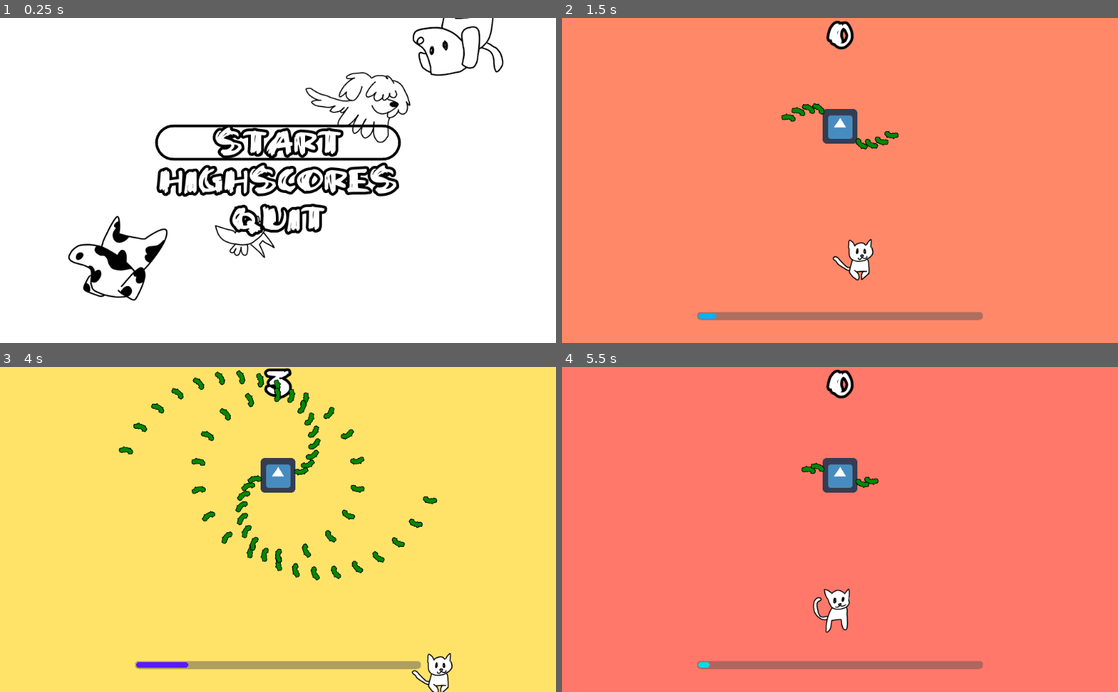
Above: before the commit, frames 1-4 (two rows, left to right).
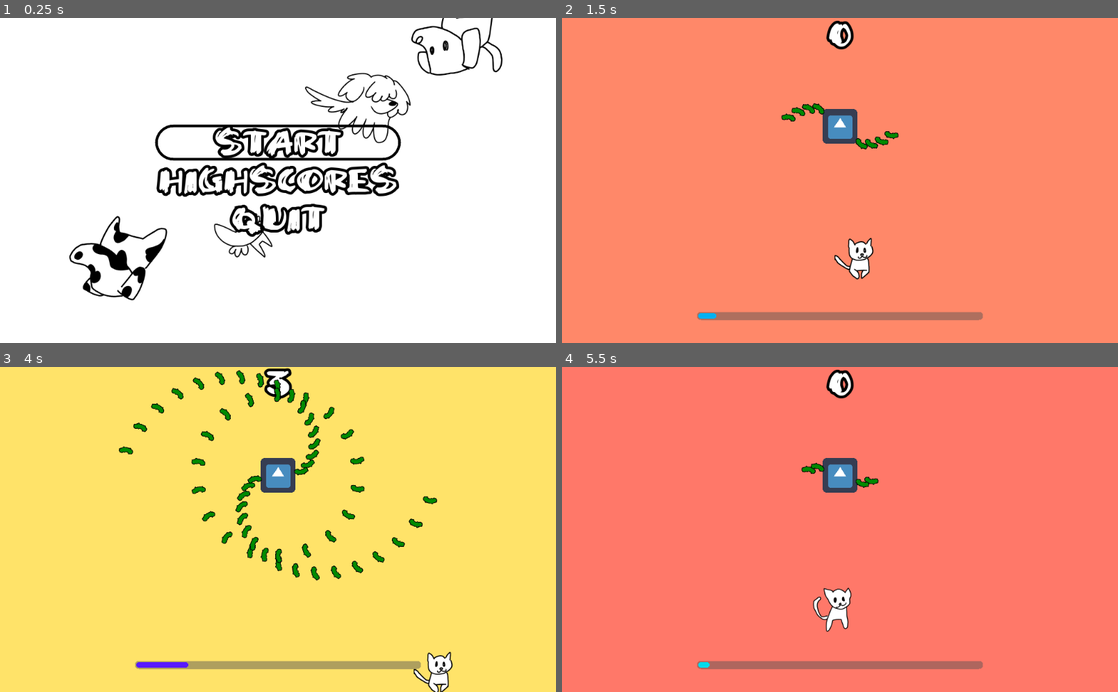
Above: after the commit, the same moments.

Repository: Magesu/mini-jam-100-overload
Game: Godot game, scene res://Main.tscn
Two runs of this game, one before a commit and one after it. Both use one fixed random seed, a clock stepped at 60 frames per second and the inputs below. The engine's default icon, where the game draws it, is replaced by a stand-in: a white triangle on a blue panel in a dark square.
Inputs:
- Up to frame 1 (0.25 s): no input
- Up to frame 2 (1.5 s): click "Start" at 0.5 s; hold Right (ui_right) from 1.28 s (still down); hold Shift (shift) from 1.28 s (still down)
- Up to frame 3 (4 s): release Right (ui_right) at 2.03 s; release Shift (shift) at 2.03 s; hold Down (ui_down) 2.03-2.78 s; tap Shift (shift) at 2.1, 3.6 s; hold Right (ui_right) 2.78-3.53 s; hold Shift (shift) 2.78-3.53 s; hold Up (ui_up) from 3.53 s (still down)
- Up to frame 4 (5.5 s): release Up (ui_up) at 4.28 s; hold Left (ui_left) 4.28-5 s; hold Shift (shift) 4.28-5 s; tap Escape (ui_cancel) at 4.9 s; click "Start" at 5 s

The runs differ from the first frame. In frame 1, 2.1% of the frame differs, in the area x 12-91%, y 0-87%; in frame 2, 0.3%; in frame 3, 0.3%; in frame 4, 0.3%.

Commit message:
corrected poo poo merge

Diff:
--- a/Main.tscn
+++ b/Main.tscn
@@ -121,6 +121,7 @@
 
 [node name="AnimatedSprite" type="AnimatedSprite" parent="Path2D/PathFollow2D"]
 frames = SubResource( 5 )
+frame = 1
 playing = true
 
 [node name="PathFollow2D2" type="PathFollow2D" parent="Path2D"]
@@ -130,7 +131,7 @@
 
 [node name="AnimatedSprite" type="AnimatedSprite" parent="Path2D/PathFollow2D2"]
 frames = SubResource( 12 )
-frame = 1
+frame = 2
 playing = true
 
 [node name="PathFollow2D3" type="PathFollow2D" parent="Path2D"]
@@ -140,7 +141,7 @@
 
 [node name="AnimatedSprite" type="AnimatedSprite" parent="Path2D/PathFollow2D3"]
 frames = SubResource( 16 )
-frame = 1
+frame = 2
 playing = true
 
 [node name="PathFollow2D4" type="PathFollow2D" parent="Path2D"]
@@ -150,7 +151,6 @@
 
 [node name="AnimatedSprite" type="AnimatedSprite" parent="Path2D/PathFollow2D4"]
 frames = SubResource( 20 )
-frame = 2
 playing = true
 
 [node name="CenterContainer" type="CenterContainer" parent="."]
--- a/Scenes/MatryoshkaBullet.tscn
+++ b/Scenes/MatryoshkaBullet.tscn
@@ -2,7 +2,6 @@
 
 [ext_resource path="res://Scenes/Scripts/MatryoshkaBullet.gd" type="Script" id=1]
 [ext_resource path="res://icon.png" type="Texture" id=2]
-
 
 [sub_resource type="RectangleShape2D" id=1]
 extents = Vector2( 19, 19 )
--- a/Scenes/Player.tscn
+++ b/Scenes/Player.tscn
@@ -1,99 +1,110 @@
-[gd_scene load_steps=22 format=2]
+[gd_scene load_steps=25 format=2]
 
-[ext_resource path="res://Sprites/spritesheet.png" type="Texture" id=1]
+[ext_resource path="res://Sprites/spritesheet_player_walking.png" type="Texture" id=1]
 [ext_resource path="res://Scenes/Scripts/Player.gd" type="Script" id=2]
+[ext_resource path="res://Sprites/spritesheet_player_idle.png" type="Texture" id=3]
 
 [sub_resource type="RectangleShape2D" id=1]
 extents = Vector2( 22, 38 )
 
-[sub_resource type="AtlasTexture" id=2]
+[sub_resource type="AtlasTexture" id=20]
+flags = 4
+atlas = ExtResource( 3 )
+region = Rect2( 0, 0, 200, 200 )
+
+[sub_resource type="AtlasTexture" id=21]
+flags = 4
+atlas = ExtResource( 3 )
+region = Rect2( 0, 200, 200, 200 )
+
+[sub_resource type="AtlasTexture" id=22]
+flags = 4
+atlas = ExtResource( 3 )
+region = Rect2( 0, 400, 200, 200 )
+
+[sub_resource type="AtlasTexture" id=23]
 flags = 4
 atlas = ExtResource( 1 )
 region = Rect2( 0, 0, 200, 200 )
 
-[sub_resource type="AtlasTexture" id=3]
-flags = 4
-atlas = ExtResource( 1 )
-region = Rect2( 0, 0, 200, 200 )
-
-[sub_resource type="AtlasTexture" id=4]
+[sub_resource type="AtlasTexture" id=24]
 flags = 4
 atlas = ExtResource( 1 )
 region = Rect2( 0, 200, 200, 200 )
 
-[sub_resource type="AtlasTexture" id=5]
+[sub_resource type="AtlasTexture" id=25]
 flags = 4
 atlas = ExtResource( 1 )
 region = Rect2( 0, 400, 200, 200 )
 
-[sub_resource type="AtlasTexture" id=6]
+[sub_resource type="AtlasTexture" id=26]
 flags = 4
 atlas = ExtResource( 1 )
 region = Rect2( 0, 600, 200, 200 )
 
-[sub_resource type="AtlasTexture" id=7]
+[sub_resource type="AtlasTexture" id=27]
 flags = 4
 atlas = ExtResource( 1 )
 region = Rect2( 0, 800, 200, 200 )
 
-[sub_resource type="AtlasTexture" id=8]
+[sub_resource type="AtlasTexture" id=28]
 flags = 4
 atlas = ExtResource( 1 )
 region = Rect2( 0, 1000, 200, 200 )
 
-[sub_resource type="AtlasTexture" id=9]
+[sub_resource type="AtlasTexture" id=29]
 flags = 4
 atlas = ExtResource( 1 )
 region = Rect2( 0, 1200, 200, 200 )
 
-[sub_resource type="AtlasTexture" id=10]
+[sub_resource type="AtlasTexture" id=30]
 flags = 4
 atlas = ExtResource( 1 )
 region = Rect2( 0, 1400, 200, 200 )
 
-[sub_resource type="AtlasTexture" id=11]
+[sub_resource type="AtlasTexture" id=31]
 flags = 4
 atlas = ExtResource( 1 )
 region = Rect2( 0, 1600, 200, 200 )
 
-[sub_resource type="AtlasTexture" id=12]
+[sub_resource type="AtlasTexture" id=32]
 flags = 4
 atlas = ExtResource( 1 )
 region = Rect2( 0, 1800, 200, 200 )
 
-[sub_resource type="AtlasTexture" id=13]
+[sub_resource type="AtlasTexture" id=33]
 flags = 4
 atlas = ExtResource( 1 )
 region = Rect2( 0, 2000, 200, 200 )
 
-[sub_resource type="AtlasTexture" id=14]
+[sub_resource type="AtlasTexture" id=34]
 flags = 4
 atlas = ExtResource( 1 )
 region = Rect2( 0, 2200, 200, 200 )
 
-[sub_resource type="AtlasTexture" id=15]
+[sub_resource type="AtlasTexture" id=35]
 flags = 4
 atlas = ExtResource( 1 )
 region = Rect2( 0, 2400, 200, 200 )
 
-[sub_resource type="AtlasTexture" id=16]
+[sub_resource type="AtlasTexture" id=36]
 flags = 4
 atlas = ExtResource( 1 )
 region = Rect2( 0, 2600, 200, 200 )
 
-[sub_resource type="AtlasTexture" id=17]
+[sub_resource type="AtlasTexture" id=37]
 flags = 4
 atlas = ExtResource( 1 )
 region = Rect2( 0, 2800, 200, 200 )
 
 [sub_resource type="SpriteFrames" id=18]
 animations = [ {
-"frames": [ SubResource( 2 ) ],
+"frames": [ SubResource( 20 ), SubResource( 21 ), SubResource( 22 ) ],
 "loop": true,
 "name": "default",
 "speed": 5.0
 }, {
-"frames": [ SubResource( 3 ), SubResource( 4 ), SubResource( 5 ), SubResource( 6 ), SubResource( 7 ), SubResource( 8 ), SubResource( 9 ), SubResource( 10 ), SubResource( 11 ), SubResource( 12 ), SubResource( 13 ), SubResource( 14 ), SubResource( 15 ), SubResource( 16 ), SubResource( 17 ) ],
+"frames": [ SubResource( 23 ), SubResource( 24 ), SubResource( 25 ), SubResource( 26 ), SubResource( 27 ), SubResource( 28 ), SubResource( 29 ), SubResource( 30 ), SubResource( 31 ), SubResource( 32 ), SubResource( 33 ), SubResource( 34 ), SubResource( 35 ), SubResource( 36 ), SubResource( 37 ) ],
 "loop": true,
 "name": "walking",
 "speed": 30.0
@@ -106,17 +117,16 @@
 script = ExtResource( 2 )
 
 [node name="CollisionShape2D" type="CollisionShape2D" parent="."]
-position = Vector2( 1, 0 )
 shape = SubResource( 1 )
 
 [node name="AnimatedSprite" type="AnimatedSprite" parent="."]
-position = Vector2( -7, 0 )
 scale = Vector2( 0.5, 0.5 )
 frames = SubResource( 18 )
-animation = "walking"
+frame = 2
+playing = true
 
 [node name="Hitbox" type="Area2D" parent="."]
-position = Vector2( 7, -12 )
+position = Vector2( 0, -12 )
 
 [node name="CollisionShape2D" type="CollisionShape2D" parent="Hitbox"]
 shape = SubResource( 19 )
--- a/Scenes/Scripts/Game.gd
+++ b/Scenes/Scripts/Game.gd
@@ -10,6 +10,7 @@
 #onready var enemy = get_node("Enemy/EnemyController")
 #onready var debug_menu = get_node("CanvasLayer/Debug Menu")
 onready var charge_line = get_node("Charge")
+onready var overload_line = get_node("Overload")
 
 
 # Called when the node enters the scene tree for the first time.
@@ -21,7 +22,12 @@
 
 # Called every frame. 'delta' is the elapsed time since the previous frame.
 func _process(delta):
-	charge_line.points[1] = (charge_line.points[1]+Vector2(delta*charge_speed,0))
+
+	# Changes the second point of Charge until it meets the second point of Overload
+	if charge_line.points[1].x < overload_line.points[1].x:
+		charge_line.points[1] = (charge_line.points[1]+Vector2(delta*charge_speed,0))
+
+	# If Esc is pressed, returns to the main menu
 	if Input.is_action_just_pressed("ui_cancel"):
 		Global.new_score("Your awesome name", $Score.score)
 		get_tree().change_scene("res://Main.tscn")
--- a/Scenes/Scripts/Player.gd
+++ b/Scenes/Scripts/Player.gd
@@ -30,11 +30,9 @@
 	if Input.is_action_pressed("ui_right"):
 		direction += Vector2.RIGHT
 		animator.flip_h = false
-		hitbox.position.x = 7
 	if Input.is_action_pressed("ui_left"):
 		direction += Vector2.LEFT
 		animator.flip_h = true
-		hitbox.position.x = -7
 	if Input.is_action_pressed("ui_down"):
 		direction += Vector2.DOWN
 	if Input.is_action_pressed("ui_up"):
Binary file removed: Sprites/spritesheet.png
Binary file changed: Sprites/spritesheet_player_idle.png
Binary file added: Sprites/spritesheet_player_walking.png
Not shown, changed: Sprites/spritesheet_player_walking.png.import
